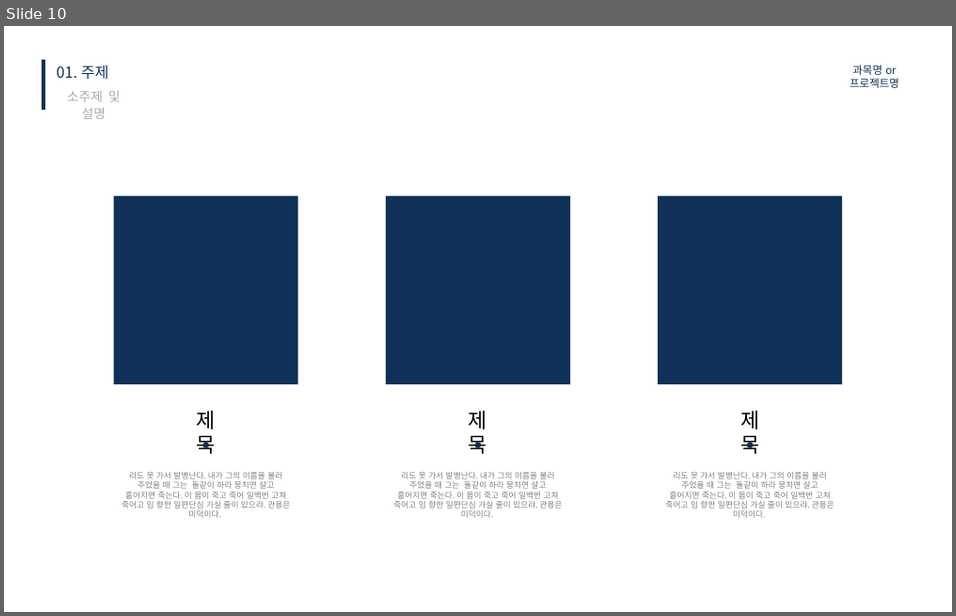
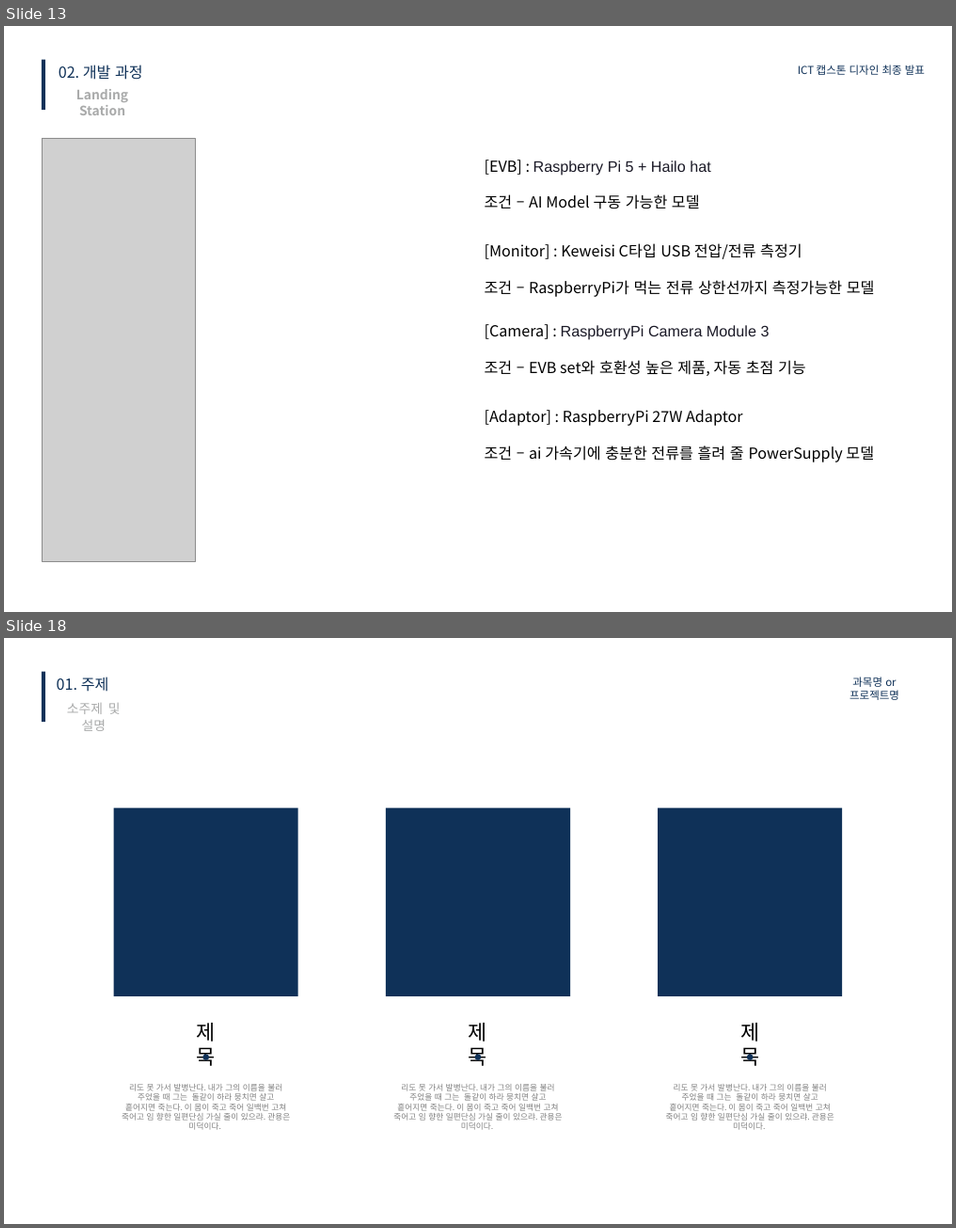
Before and after one commit to kimkyowon/Capstone_Design, a slide deck: 1.PrecisionLandingModule/1.ReasearchNote/FinalReport/캡스톤디자인 최종 발표 ICT융합학부 2018045323 김교원.pptx. Shown one above the other, each under a label of ours: slide 10 before the commit, slides 13 and 18 after it; the slides between them are not shown. The pictures are 956x616 and 956x1228 pixels, drawn with LibreOffice and Linux fonts; fonts in the diff are those of the drawing; grey boxes stand for pictures. Boxes give left, top, right and bottom in pixels: in the first picture for what was removed or moved away, otherwise in the second. Text is boxed around its words. In the diff, an @@ line names an element or a change of style, - is before the commit and + after.

```diff
--- a/1.PrecisionLandingModule/1.ReasearchNote/FinalReport/캡스톤디자인 최종 발표 ICT융합학부 2018045323 김교원.pptx
+++ b/1.PrecisionLandingModule/1.ReasearchNote/FinalReport/캡스톤디자인 최종 발표 ICT융합학부 2018045323 김교원.pptx
@@ slide 13 added at (x1=4, y1=26, x2=952, y2=612), background #FFFFFF @@
@@ rectangle added at (x1=42, y1=60, x2=45, y2=110), fill #0F3158 @@
@@ text added at (x1=59, y1=65, x2=143, y2=80), 14 pt, text #0F3158 @@
+02. 개발 과정
@@ text added at (x1=797, y1=65, x2=924, y2=75), 10 pt, text #0F3158 @@
+ICT 캡스톤 디자인 최종 발표
@@ text added at (x1=76, y1=89, x2=128, y2=115), 12 pt, text #A9AAAA, bold @@
+Landing Station
@@ picture added at (x1=42, y1=138, x2=195, y2=561) @@
@@ text added at (x1=484, y1=159, x2=710, y2=209), 14 pt, text #000000 @@
+[EVB] : Raspberry Pi 5 + Hailo hat
+조건 – AI Model 구동 가능한 모델
@@ text added at (x1=484, y1=243, x2=874, y2=297), 14 pt, text #000000 @@
+[Monitor] : Keweisi C타입 USB 전압/전류 측정기
+조건 – RaspberryPi가 먹는 전류 상한선까지 측정가능한 모델
@@ text added at (x1=484, y1=324, x2=806, y2=376), 14 pt, text #000000 @@
+[Camera] : RaspberryPi Camera Module 3
+조건 – EVB set와 호환성 높은 제품, 자동 초점 기능
@@ text added at (x1=484, y1=410, x2=874, y2=462), 14 pt, text #000000 @@
+[Adaptor] : RaspberryPi 27W Adaptor
+조건 – ai 가속기에 충분한 전류를 흘려 줄 PowerSupply 모델
@@ what was slide 10 is now slide 18 @@
```
Also in this commit, not shown: 2 slides changed, 11 other slides added, 5 slides removed, 3 other files.
